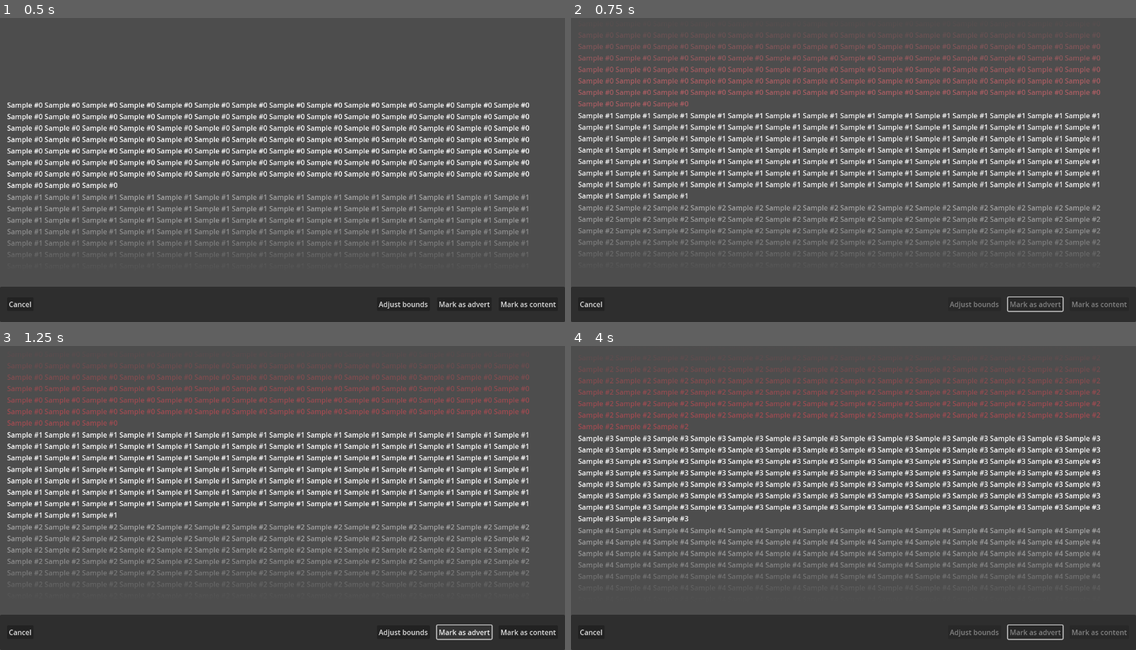
Above: before the commit, frames 1-4 (two rows, left to right).
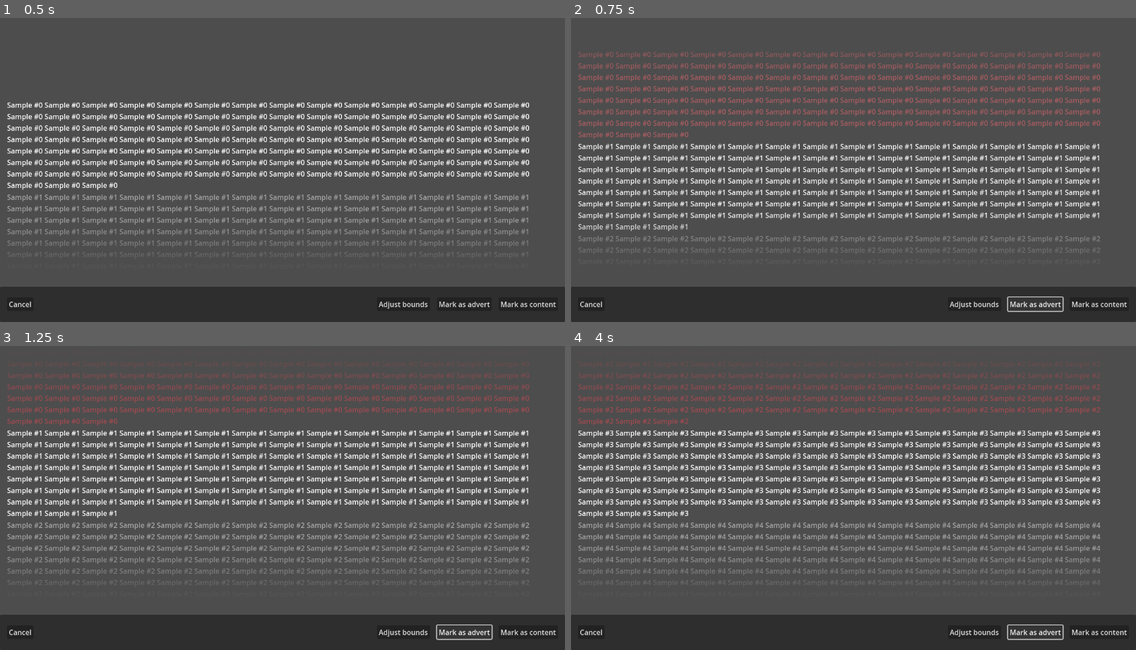
Above: after the commit, the same moments.

Repository: cse572-group-27/segment-tool
Game: Godot game, scene res://main.tscn
Same seed, same stepped clock (60 frames per second), same inputs: the game is played once before the commit and once after it.
Inputs:
- Up to frame 1 (0.5 s): no input
- Up to frame 2 (0.75 s): click "Mark as advert" at 0.5 s
- Up to frame 3 (1.25 s): no input
- Up to frame 4 (4 s): click "Mark as content" at 1.25 s; click "Adjust bounds" at 2 s; click "Adjust bounds" at 2.75 s; click "Mark as advert" at 3.5 s

Frame 1 is identical in both runs. In frame 2, 22% of the frame differs, in the area x 1-99%, y 5-96%; in frame 3, 15%; in frame 4, 25%.

Commit message:
Arbitrary scrolling

Diff:
--- a/classifier.gd
+++ b/classifier.gd
@@ -30,9 +30,47 @@
 
 var segments: Array[Segment] = []
 var segment_index := 0
-var waiting := false
+var screen_midpoint := 0.0
+var cached_segment_index := 0
+var cached_target_position := 0.0
+var cached_movement_speed := 0.0
+var scroll_debounce_active := false
+
+const TWEEN_TIME: float = 0.5
+const ACCELERATION: float = 8800.0
+const DECELERATION: float = 3400.0
+const MAX_SPEED: float = 6000.0
 
 @onready var segment_list := $SegmentList
+@onready var scroll_debouncer := $ScrollDebouncer
+
+
+func _process(delta: float) -> void:
+	if segments.is_empty():
+		return
+
+	if cached_segment_index == segment_index:
+		var movement_speed = 200.0
+		var segment_position = segment_list.global_position
+		var to_go = cached_target_position - segment_position.y
+
+		var decel_dist = (cached_movement_speed * cached_movement_speed) / (2.0 * DECELERATION)
+
+		if abs(to_go) > decel_dist:
+			cached_movement_speed = move_toward(cached_movement_speed, MAX_SPEED, ACCELERATION * delta)
+		else:
+			cached_movement_speed = move_toward(cached_movement_speed, 0.0, DECELERATION * delta)
+
+		segment_position.y = move_toward(segment_position.y, cached_target_position, cached_movement_speed * delta)
+		segment_list.global_position = segment_position
+		return
+
+	var segment_half_height = segments[segment_index].label.size.y / 2.0
+	var target_position = screen_midpoint - segment_half_height
+	var target_offset = target_position - segments[segment_index].label.global_position.y
+	cached_target_position = segment_list.global_position.y + target_offset
+	cached_segment_index = segment_index
+
 
 
 func set_segments(segment_texts: PackedStringArray) -> void:
@@ -55,66 +93,87 @@
 	await get_tree().process_frame
 
 	var viewport_height = size.y
-	var label_height = segment_list.get_child(0).size.y
+	var label_half_height = segment_list.get_child(0).size.y / 2.0
 
-	var label_position = (viewport_height - label_height) / 2
-	segment_list.position.y = label_position
+	screen_midpoint = viewport_height / 2.0
+	var target_height = screen_midpoint - label_half_height
+	segment_list.position.y = target_height
+	cached_target_position = segment_list.global_position.y
 
 	modulate = Color.WHITE
 
 
 func mark_content() -> void:
-	if waiting:
-		return
-
 	segments[segment_index].type = Segment.Type.CONTENT
-	advance_segment()
+	advance_segment(segment_index + 1)
 
 
 func mark_advert() -> void:
-	if waiting:
-		return
-
 	segments[segment_index].type = Segment.Type.AD
-	advance_segment()
+	advance_segment(segment_index + 1)
 
 
-func advance_segment() -> void:
-	if waiting:
-		return
-
-	waiting = true
-	set_inputs_disabled.emit(true)
-
-	var next_segment_index = segment_index + 1
-
+func advance_segment(next_segment_index: int) -> void:
 	var segment_color = colors[segments[segment_index].type]
 
-	if next_segment_index < segments.size():
+	if next_segment_index >= 0 and next_segment_index < segments.size():
 		segment_color *= unfocused_mod
-
-	const TWEEN_TIME: float = 0.5
 
 	var tween = create_tween()
 	tween.set_ease(Tween.EASE_OUT)
 	tween.set_trans(Tween.TRANS_QUINT)
 	tween.tween_property(segments[segment_index].label, "modulate", segment_color, TWEEN_TIME)
 
-	if next_segment_index >= segments.size():
-		finished.emit()
+	check_finished()
+
+	if next_segment_index < 0 or next_segment_index >= segments.size():
+		return
+#
+	var next_segment_color = colors[segments[next_segment_index].type]
+#
+	tween.parallel().tween_property(segments[next_segment_index].label, "modulate", next_segment_color, TWEEN_TIME)
+	segment_index = next_segment_index
+
+
+func _on_gui_input(event: InputEvent) -> void:
+	if scroll_debounce_active:
 		return
 
-	var segment_height = segments[next_segment_index].label.size.y
-	var next_segment_height = segments[next_segment_index].label.size.y
-	var delta_y = 0.5 * (segment_height + next_segment_height)
+	if event is InputEventMouseButton:
+		var mb := (event as InputEventMouseButton)
 
-	var next_segment_color = colors[segments[next_segment_index].type]
+		match mb.button_index:
+			MOUSE_BUTTON_WHEEL_UP:
+				advance_segment(segment_index - 1)
+				scroll_debounce()
+			MOUSE_BUTTON_WHEEL_DOWN:
+				advance_segment(segment_index + 1)
+				scroll_debounce()
+			_:
+				return
+	elif event is InputEventPanGesture:
+		var pg := (event as InputEventPanGesture)
 
-	tween.parallel().tween_property(segment_list, "position:y", segment_list.position.y - delta_y, TWEEN_TIME)
-	tween.parallel().tween_property(segments[next_segment_index].label, "modulate", next_segment_color, TWEEN_TIME)
+		if pg.delta.y < 0:
+			advance_segment(segment_index - 1)
+			scroll_debounce()
+		elif pg.delta.y > 0:
+			advance_segment(segment_index + 1)
+			scroll_debounce()
 
-	tween.tween_callback(func() -> void:
-		segment_index += 1
-		waiting = false
-		set_inputs_disabled.emit(false)
-	)
+
+func scroll_debounce() -> void:
+	scroll_debounce_active = true
+	scroll_debouncer.start()
+
+func _on_scroll_debouncer_timeout() -> void:
+	scroll_debounce_active = false
+
+
+func check_finished() -> void:
+	var is_finished: bool = segments.reduce(func(accum: bool, segment: Segment) -> bool:
+		return accum and (segment.type != Segment.Type.UNLABLED)
+	, true)
+
+	if is_finished:
+		finished.emit()
--- a/classifier.tscn
+++ b/classifier.tscn
@@ -18,3 +18,9 @@
 anchors_preset = -1
 anchor_right = 1.0
 grow_horizontal = 2
+
+[node name="ScrollDebouncer" type="Timer" parent="."]
+wait_time = 0.2
+
+[connection signal="gui_input" from="." to="." method="_on_gui_input"]
+[connection signal="timeout" from="ScrollDebouncer" to="." method="_on_scroll_debouncer_timeout"]
